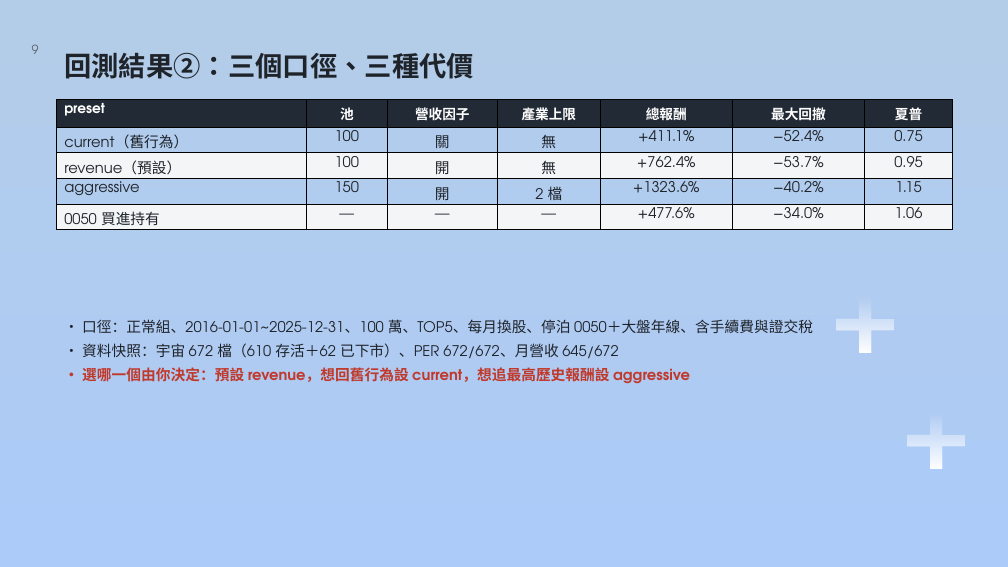
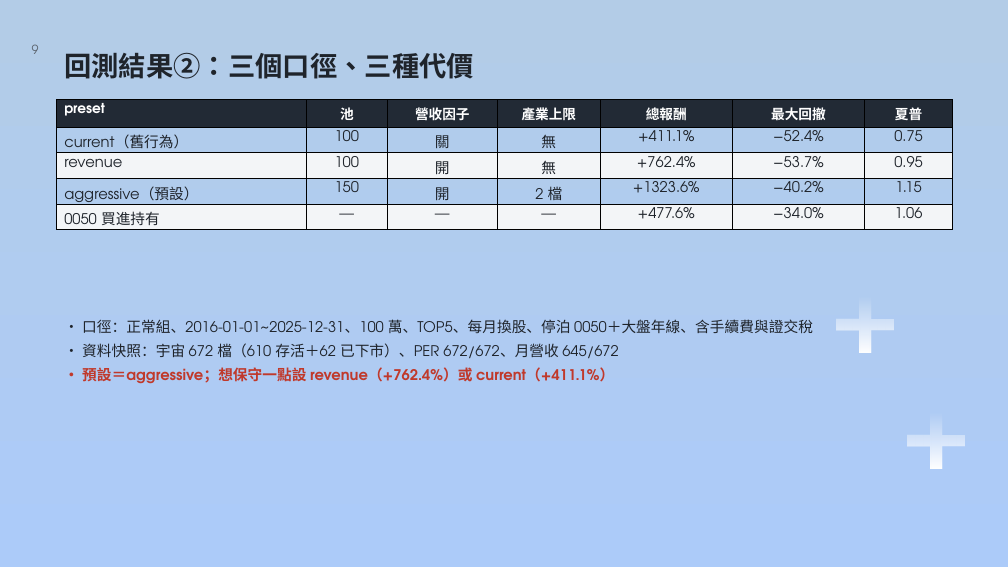
Before and after one commit to dinchentech/tw-selfselect, a slide deck: slide 9 of plans/ppt/TW-SELFSELECT台股買賣自動化系統-W7-講稿版.pptx. Drawn at 1008x567 pixels with LibreOffice and Linux fonts; fonts in the diff are those of the drawing; background and template pictures are left out. Boxes give left, top, right and bottom in pixels: in the first picture for what was removed or moved away, otherwise in the second. Text is boxed around its words. In the diff, an @@ line names an element or a change of style, - is before the commit and + after.

Commit message:
教材：W7 講稿版改版（預設 aggressive）＋配音版／MP4 重製
- plans/ppt/make_w7.py：S3／S6／S7／S8／S9／S10／S11／S15／S16／S18／S19 全面同步新預設
  （+762.4%／−53.7% → +1323.6%／−40.2%／夏普 1.15），並補「2022-2026 輸或打平 0050」的警語；
  S9 preset 表把 aggressive 標成預設、S19 收尾改成「想保守切 revenue／current」
- 講稿備註同步改寫；W7-解說腳本.md 重出（19 頁／約 43 分 30 秒）
- 配音版 pptx（每頁喇叭）＋ mp4（1920×1080、1,177 秒／19 分 37 秒）重製；TTS 19.7 分鐘
- plans/ppt/README.md：W7 配音表與改版紀錄更新
- 教材變更，依規則不動版號（程式版號維持 1.1.5）

```diff
--- a/plans/ppt/TW-SELFSELECT台股買賣自動化系統-W7-講稿版.pptx
+++ b/plans/ppt/TW-SELFSELECT台股買賣自動化系統-W7-講稿版.pptx
@@ table at box(57, 100, 954, 236) @@
-row 3, column 1: revenue（預設）
+row 3, column 1: revenue
-row 4, column 1: aggressive
+row 4, column 1: aggressive（預設）
@@ text at box(82, 367, 614, 384): text changed @@
-• 選哪一個由你決定：預設 revenue，想回舊行為設 current，想追最高歷史報酬設 aggressive
+• 預設＝aggressive；想保守一點設 revenue（+762.4%）或 current（+411.1%）
```
Also in this commit, not shown: 10 other slides changed, 3 other files.
